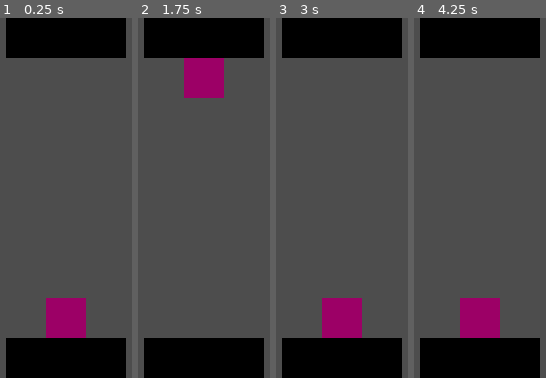
Above: before the commit, frames 1-4 (left to right).
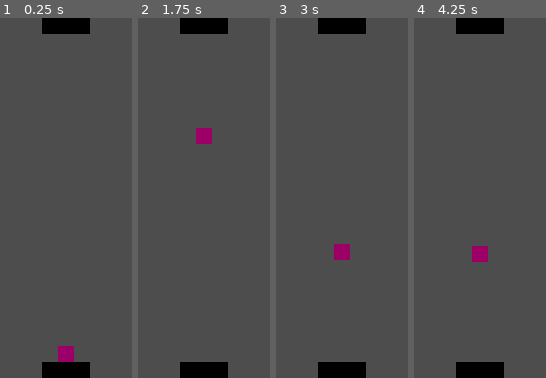
Above: after the commit, the same moments.

Repository: SpoopCats/FiniteStateMachine
Game: Godot game, scene res://scenes/main.tscn
Two runs of this game, one before a commit and one after it. Both use one fixed random seed, a clock stepped at 60 frames per second and the inputs below.
Inputs:
- Up to frame 1 (0.25 s): no input
- Up to frame 2 (1.75 s): tap Enter (ui_accept) at 0.5, 0.77, 1.52 s
- Up to frame 3 (3 s): tap Enter (ui_accept) at 2.75 s
- Up to frame 4 (4.25 s): tap Enter (ui_accept) at 3.02, 3.77 s

The runs differ from the first frame. In frame 1, 20% of the frame differs, in the area x 4-96%, y 0-100%; in frame 2, 21%; in frame 3, 21%; in frame 4, 21%.

Commit message:
Resized objects for pixel art
Player and pedestals now fit the new viewport. Also, divided the speed of the player by 3 which returns it to it's original "feel" in-game.

Diff:
--- a/scenes/main.tscn
+++ b/scenes/main.tscn
@@ -6,10 +6,10 @@
 [node name="Main" type="Node2D"]
 
 [node name="TopPedestal" parent="." instance=ExtResource("1_ci7hf")]
-position = Vector2(320, 20)
+position = Vector2(320, 8)
 
 [node name="BtmPedestal" parent="." instance=ExtResource("1_ci7hf")]
-position = Vector2(320, 340)
+position = Vector2(320, 352)
 
 [node name="Player" parent="." instance=ExtResource("2_t7qp4")]
-position = Vector2(320, 300)
+position = Vector2(320, 336)
--- a/scenes/pedestal.tscn
+++ b/scenes/pedestal.tscn
@@ -1,18 +1,18 @@
 [gd_scene load_steps=2 format=3 uid="uid://dlebo6pg020d3"]
 
 [sub_resource type="RectangleShape2D" id="RectangleShape2D_1we11"]
-size = Vector2(120, 40)
+size = Vector2(16, 16)
 
 [node name="Pedestal" type="StaticBody2D"]
+scale = Vector2(3, 1)
 
 [node name="CollisionShape2D" type="CollisionShape2D" parent="."]
 shape = SubResource("RectangleShape2D_1we11")
 
 [node name="ColorRect" type="ColorRect" parent="."]
-offset_left = -20.0
-offset_top = -20.0
-offset_right = 20.0
-offset_bottom = 20.0
-scale = Vector2(3, 1)
-pivot_offset = Vector2(20, 20)
+offset_left = -8.0
+offset_top = -8.0
+offset_right = 8.0
+offset_bottom = 8.0
+pivot_offset = Vector2(8, 8)
 color = Color(0, 0, 0, 1)
--- a/scenes/player/moving_down.gd
+++ b/scenes/player/moving_down.gd
@@ -3,7 +3,7 @@
 
 @onready var player: CharacterBody2D = $"../.."
 var dir: Vector2 = Vector2.DOWN
-var speed: int = 1400
+var speed: int = 470
 var player_velocity = dir * speed
 var collision_info: KinematicCollision2D
 
--- a/scenes/player/moving_up.gd
+++ b/scenes/player/moving_up.gd
@@ -3,7 +3,7 @@
 
 @onready var player: CharacterBody2D = $"../.."
 var dir: Vector2 = Vector2.UP
-var speed: int = 1400
+var speed: int = 470
 var player_velocity = dir * speed
 var collision_info: KinematicCollision2D
 
--- a/scenes/player/player.tscn
+++ b/scenes/player/player.tscn
@@ -8,7 +8,7 @@
 [ext_resource type="Script" path="res://scenes/player/moving_down.gd" id="6_att2s"]
 
 [sub_resource type="RectangleShape2D" id="RectangleShape2D_rj74e"]
-size = Vector2(40, 40)
+size = Vector2(16, 16)
 
 [node name="Player" type="CharacterBody2D"]
 script = ExtResource("1_pdcg6")
@@ -17,11 +17,11 @@
 shape = SubResource("RectangleShape2D_rj74e")
 
 [node name="ColorRect" type="ColorRect" parent="."]
-offset_left = -20.0
-offset_top = -20.0
-offset_right = 20.0
-offset_bottom = 20.0
-pivot_offset = Vector2(20, 20)
+offset_left = -8.0
+offset_top = -8.0
+offset_right = 8.0
+offset_bottom = 8.0
+pivot_offset = Vector2(8, 8)
 color = Color(0.609491, 5.82382e-06, 0.402012, 1)
 
 [node name="StateMachine" type="Node" parent="." node_paths=PackedStringArray("initial_state")]
